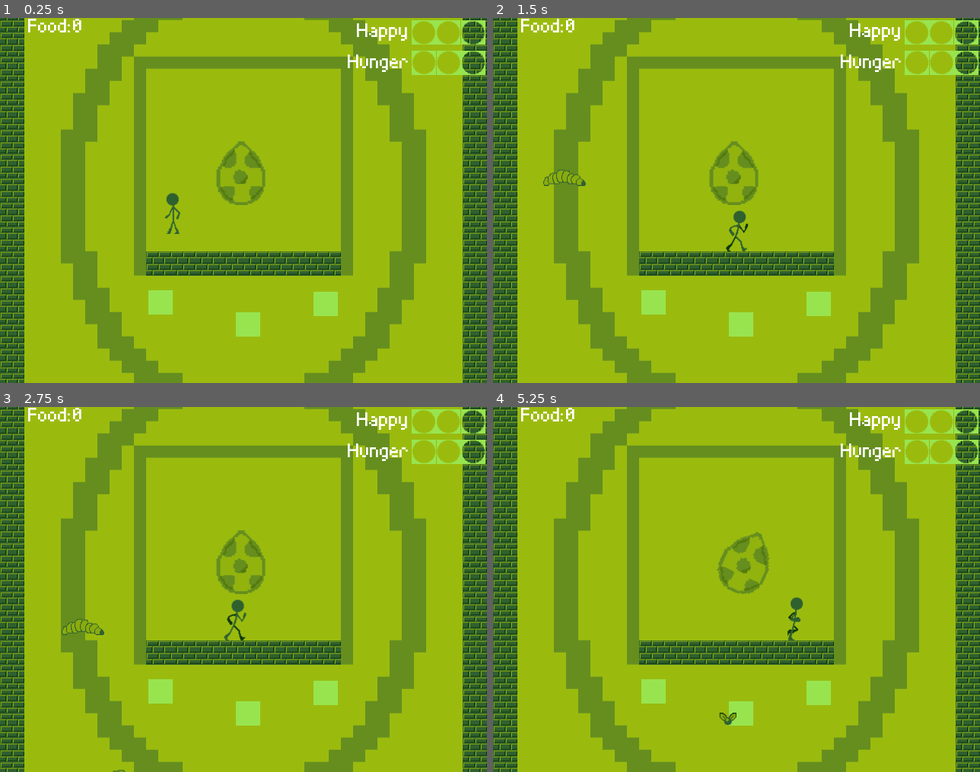
Above: before the commit, frames 1-4 (two rows, left to right).
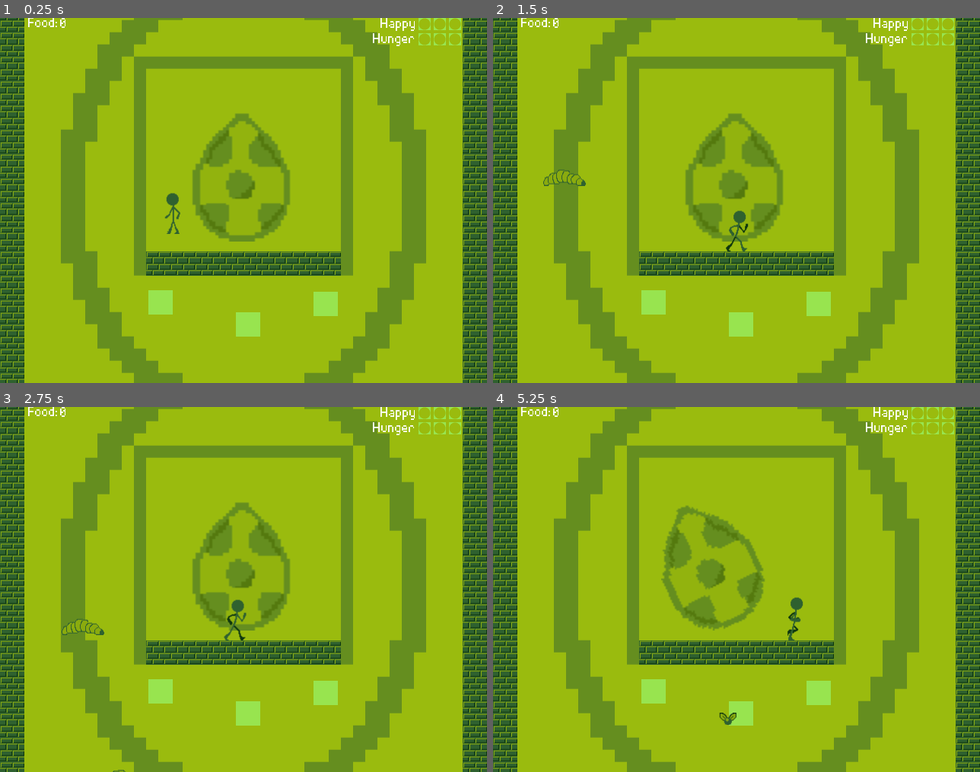
Above: after the commit, the same moments.

Repository: sbieser/LD41
Game: Godot game, scene res://Main.tscn
Same seed, same stepped clock (60 frames per second), same inputs: the game is played once before the commit and once after it.
Inputs:
- Up to frame 1 (0.25 s): no input
- Up to frame 2 (1.5 s): hold Right (ui_right) from 0.53 s (still down)
- Up to frame 3 (2.75 s): release Right (ui_right) at 2.03 s; hold Left (ui_left) from 2.03 s (still down)
- Up to frame 4 (5.25 s): release Left (ui_left) at 2.78 s; hold Right (ui_right) 2.78-4.28 s; hold Left (ui_left) 4.28-5.03 s; hold Right (ui_right) from 5.03 s (still down)

The runs differ from the first frame. In frame 1, 4.3% of the frame differs, in the area x 5-100%, y 0-62%; in frame 2, 4.3%; in frame 3, 4.3%; in frame 4, 4.4%.

Commit message:
updated HUD

Diff:
--- a/HUD.tscn
+++ b/HUD.tscn
@@ -6,7 +6,7 @@
 
 [sub_resource type="DynamicFont" id=1]
 
-size = 24
+size = 16
 use_mipmaps = false
 use_filter = false
 font_data = ExtResource( 2 )
@@ -14,13 +14,13 @@
 
 [sub_resource type="DynamicFont" id=2]
 
-size = 24
+size = 16
 use_mipmaps = false
 use_filter = false
 font_data = ExtResource( 2 )
 _sections_unfolded = [ "Font", "Settings" ]
 
-[node name="HUD" type="CanvasLayer"]
+[node name="HUD" type="CanvasLayer" index="0"]
 
 layer = 1
 offset = Vector2( 0, 0 )
@@ -36,8 +36,9 @@
 anchor_right = 0.0
 anchor_bottom = 0.0
 margin_left = 37.0
+margin_top = -1.0
 margin_right = 178.0
-margin_bottom = 65.0
+margin_bottom = 64.0
 rect_pivot_offset = Vector2( 0, 0 )
 rect_clip_content = false
 mouse_filter = 2
@@ -57,8 +58,8 @@
 anchor_top = 0.0
 anchor_right = 0.0
 anchor_bottom = 0.0
-margin_left = 96.0
-margin_right = 136.0
+margin_left = 79.0
+margin_right = 119.0
 margin_bottom = 33.0
 rect_pivot_offset = Vector2( 0, 0 )
 rect_clip_content = false
@@ -75,15 +76,14 @@
 
 [node name="HungerLabel" type="Label" parent="." index="2"]
 
-editor/display_folded = true
 anchor_left = 0.0
 anchor_top = 0.0
 anchor_right = 0.0
 anchor_bottom = 0.0
-margin_left = 457.0
-margin_top = 47.0
-margin_right = 598.0
-margin_bottom = 112.0
+margin_left = 490.0
+margin_top = 20.0
+margin_right = 631.0
+margin_bottom = 85.0
 rect_pivot_offset = Vector2( 0, 0 )
 rect_clip_content = false
 mouse_filter = 2
@@ -99,30 +99,31 @@
 
 [node name="Hunger1" type="Sprite" parent="HungerLabel" index="0"]
 
-position = Vector2( 164.888, 11.7403 )
+position = Vector2( 108, 8 )
+scale = Vector2( 0.5, 0.5 )
 texture = ExtResource( 3 )
 
 [node name="Hunger2" type="Sprite" parent="HungerLabel" index="1"]
 
-position = Vector2( 100.152, 11.6795 )
+position = Vector2( 68, 8 )
+scale = Vector2( 0.5, 0.5 )
 texture = ExtResource( 3 )
 
 [node name="Hunger3" type="Sprite" parent="HungerLabel" index="2"]
 
-position = Vector2( 132.563, 11.6795 )
+position = Vector2( 88, 8 )
+scale = Vector2( 0.5, 0.5 )
 texture = ExtResource( 3 )
 
 [node name="HappyLabel" type="Label" parent="." index="3"]
 
-editor/display_folded = true
 anchor_left = 0.0
 anchor_top = 0.0
 anchor_right = 0.0
 anchor_bottom = 0.0
-margin_left = 469.0
-margin_top = 6.0
-margin_right = 610.0
-margin_bottom = 71.0
+margin_left = 500.0
+margin_right = 641.0
+margin_bottom = 65.0
 rect_pivot_offset = Vector2( 0, 0 )
 rect_clip_content = false
 mouse_filter = 2
@@ -138,15 +139,18 @@
 
 [node name="Happy1" type="Sprite" parent="HappyLabel" index="0"]
 
-position = Vector2( 152.574, 13.4195 )
+position = Vector2( 98, 8 )
+scale = Vector2( 0.5, 0.5 )
 texture = ExtResource( 3 )
 
 [node name="Happy2" type="Sprite" parent="HappyLabel" index="1"]
 
-position = Vector2( 87.8385, 13.3588 )
+position = Vector2( 58, 8 )
+scale = Vector2( 0.5, 0.5 )
 texture = ExtResource( 3 )
 
 [node name="Happy3" type="Sprite" parent="HappyLabel" index="2"]
 
-position = Vector2( 120.249, 13.3588 )
+position = Vector2( 78, 8 )
+scale = Vector2( 0.5, 0.5 )
 texture = ExtResource( 3 )
--- a/Main.tscn
+++ b/Main.tscn
@@ -1,36 +1,37 @@
-[gd_scene load_steps=17 format=2]
+[gd_scene load_steps=18 format=2]
 
 [ext_resource path="res://Main.gd" type="Script" id=1]
 [ext_resource path="res://textures/player_anims/egg1.png" type="Texture" id=2]
 [ext_resource path="res://textures/player_anims/egg2.png" type="Texture" id=3]
 [ext_resource path="res://textures/player_anims/egg3.png" type="Texture" id=4]
-[ext_resource path="res://textures/player_anims/baby_idle1.png" type="Texture" id=5]
-[ext_resource path="res://textures/player_anims/baby_idle2.png" type="Texture" id=6]
-[ext_resource path="res://textures/player_anims/baby_idle3.png" type="Texture" id=7]
-[ext_resource path="res://textures/player_anims/baby_idle4.png" type="Texture" id=8]
-[ext_resource path="res://textures/player_anims/creature_bg.png" type="Texture" id=9]
-[ext_resource path="res://Button.tscn" type="PackedScene" id=10]
-[ext_resource path="res://MainLevel.tscn" type="PackedScene" id=11]
-[ext_resource path="res://Player.tscn" type="PackedScene" id=12]
-[ext_resource path="res://HUD.tscn" type="PackedScene" id=13]
-[ext_resource path="res://sounds/Hit_Hurt18.wav" type="AudioStream" id=14]
-[ext_resource path="res://Tama.tscn" type="PackedScene" id=15]
+[ext_resource path="res://textures/player_anims/egg4.png" type="Texture" id=5]
+[ext_resource path="res://textures/player_anims/baby_idle1.png" type="Texture" id=6]
+[ext_resource path="res://textures/player_anims/baby_idle2.png" type="Texture" id=7]
+[ext_resource path="res://textures/player_anims/baby_idle3.png" type="Texture" id=8]
+[ext_resource path="res://textures/player_anims/baby_idle4.png" type="Texture" id=9]
+[ext_resource path="res://textures/player_anims/creature_bg.png" type="Texture" id=10]
+[ext_resource path="res://Button.tscn" type="PackedScene" id=11]
+[ext_resource path="res://MainLevel.tscn" type="PackedScene" id=12]
+[ext_resource path="res://Player.tscn" type="PackedScene" id=13]
+[ext_resource path="res://HUD.tscn" type="PackedScene" id=14]
+[ext_resource path="res://sounds/Hit_Hurt18.wav" type="AudioStream" id=15]
+[ext_resource path="res://Tama.tscn" type="PackedScene" id=16]
 
 [sub_resource type="SpriteFrames" id=1]
 
 animations = [ {
-"frames": [ ExtResource( 2 ), ExtResource( 3 ), ExtResource( 4 ) ],
+"frames": [ ExtResource( 2 ), ExtResource( 3 ), ExtResource( 4 ), ExtResource( 5 ) ],
 "loop": true,
 "name": "egg",
 "speed": 5.0
 }, {
-"frames": [ ExtResource( 5 ), ExtResource( 6 ), ExtResource( 7 ), ExtResource( 8 ) ],
+"frames": [ ExtResource( 6 ), ExtResource( 7 ), ExtResource( 8 ), ExtResource( 9 ) ],
 "loop": true,
 "name": "baby_idle",
 "speed": 5.0
 } ]
 
-[node name="Main" type="Node"]
+[node name="Main" type="Node" index="0"]
 
 script = ExtResource( 1 )
 food_count = 0
@@ -57,39 +58,40 @@
 
 modulate = Color( 1, 1, 1, 0.5 )
 position = Vector2( 316.027, -43.9832 )
+scale = Vector2( 2, 2 )
 frames = SubResource( 1 )
 animation = "egg"
-frame = 2
+frame = 1
 playing = true
-_sections_unfolded = [ "Visibility" ]
+_sections_unfolded = [ "Transform", "Visibility" ]
 
 [node name="Sprite" type="Sprite" parent="." index="2"]
 
 modulate = Color( 1, 1, 1, 0.5 )
 position = Vector2( 320, 0 )
-texture = ExtResource( 9 )
+texture = ExtResource( 10 )
 _sections_unfolded = [ "Material", "Transform", "Visibility", "Z Index" ]
 
-[node name="FoodBtn" parent="." index="3" instance=ExtResource( 10 )]
+[node name="FoodBtn" parent="." index="3" instance=ExtResource( 11 )]
 
 position = Vector2( 210.73, 131.419 )
 type = 0
 
-[node name="PlayBtn" parent="." index="4" instance=ExtResource( 10 )]
+[node name="PlayBtn" parent="." index="4" instance=ExtResource( 11 )]
 
 position = Vector2( 325.819, 160.058 )
 type = 1
 
-[node name="DisciplineBtn" parent="." index="5" instance=ExtResource( 10 )]
+[node name="DisciplineBtn" parent="." index="5" instance=ExtResource( 11 )]
 
 position = Vector2( 428.296, 133.04 )
 type = 2
 
-[node name="TileMap" parent="." index="6" instance=ExtResource( 11 )]
+[node name="TileMap" parent="." index="6" instance=ExtResource( 12 )]
 
 tile_data = PoolIntArray( -983040, 2, 0, -983039, 2, 0, -983038, 2, 0, -983037, 2, 0, -983036, 2, 0, -983035, 2, 0, -98 …(1706 unchanged characters)…
 
-[node name="Player" parent="." index="7" instance=ExtResource( 12 )]
+[node name="Player" parent="." index="7" instance=ExtResource( 13 )]
 
 position = Vector2( 227.774, -6.90367 )
 
--- a/Tama.tscn
+++ b/Tama.tscn
@@ -2,7 +2,7 @@
 
 [ext_resource path="res://Tama.gd" type="Script" id=1]
 
-[node name="Tama" type="Node" index="0"]
+[node name="Tama" type="Node"]
 
 script = ExtResource( 1 )
 animation_change = 10
Not shown: 1 places in Main.tscn that only renumber resources
